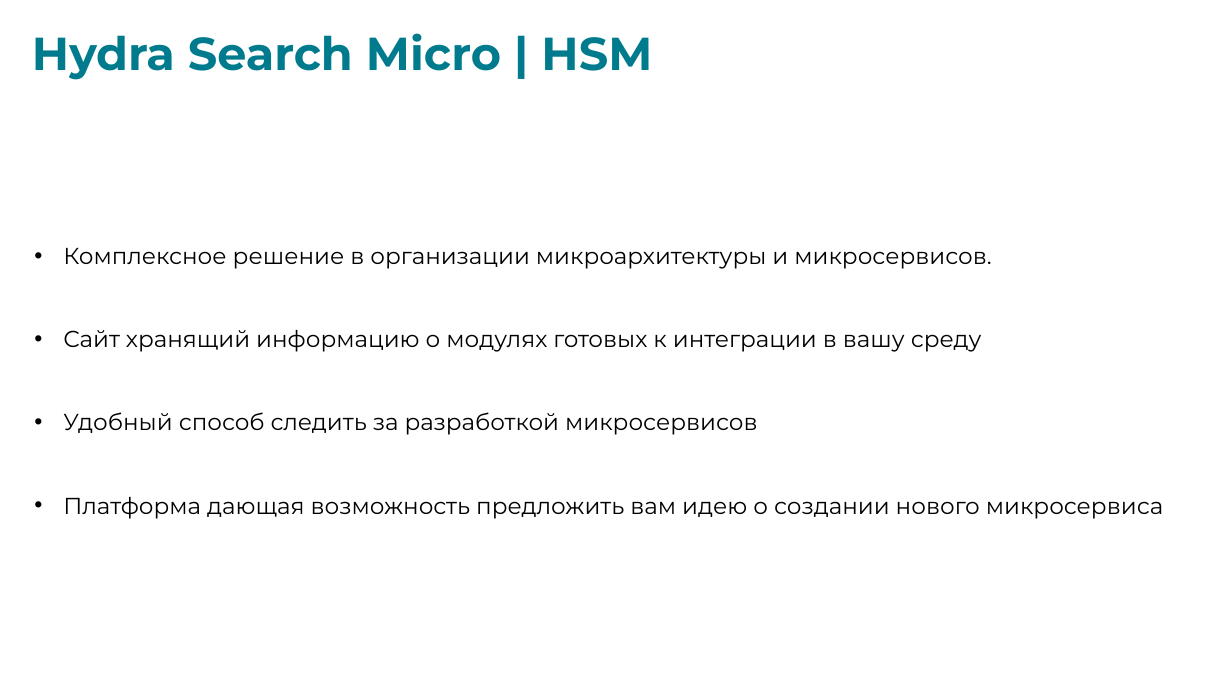
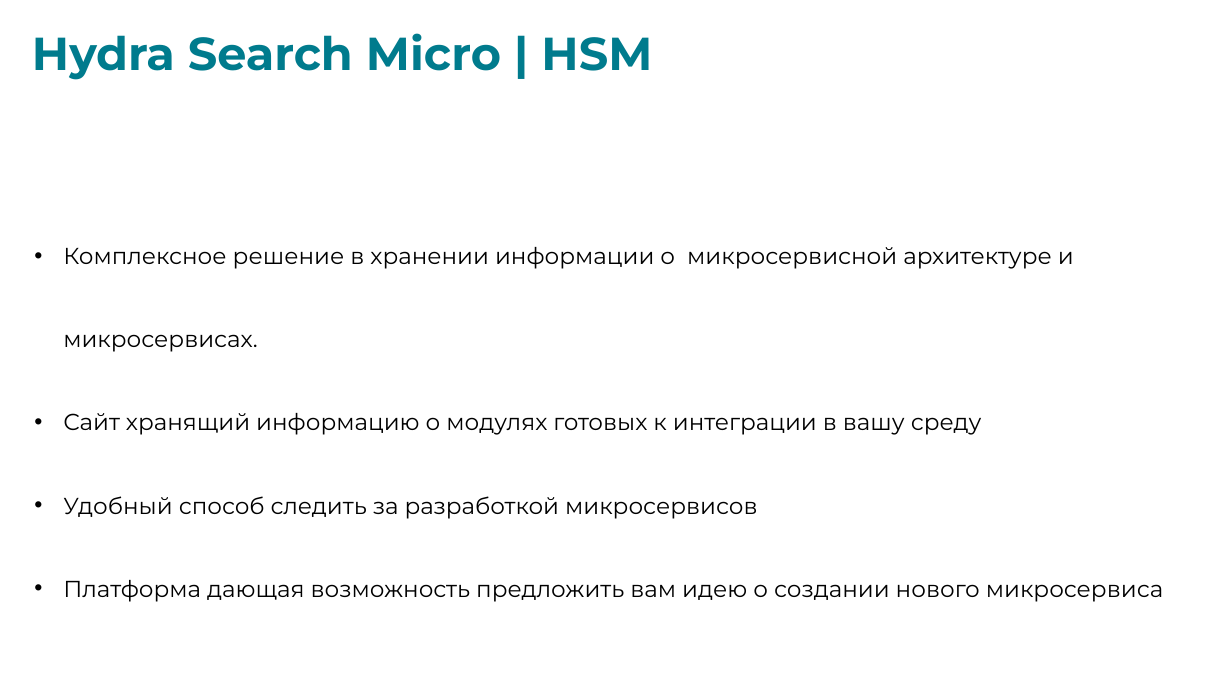
Before and after one commit to vapersan/changellenge, a slide deck: slide 6 of prezentation/HSM.pptx. Drawn at 1232x693 pixels with LibreOffice and Linux fonts; fonts in the diff are those of the drawing. Boxes give left, top, right and bottom in pixels: in the first picture for what was removed or moved away, otherwise in the second. Text is boxed around its words. In the diff, an @@ line names an element or a change of style, - is before the commit and + after.

```diff
--- a/prezentation/HSM.pptx
+++ b/prezentation/HSM.pptx
@@ text at bbox=[63, 247, 1074, 352]: text changed @@
-• Комплексное решение в организации микроархитектуры и микросервисов.
+• Комплексное решение в хранении информации о микросервисной архитектуре и микросервисах.
```
Also in this commit, not shown: 2 other slides changed.
